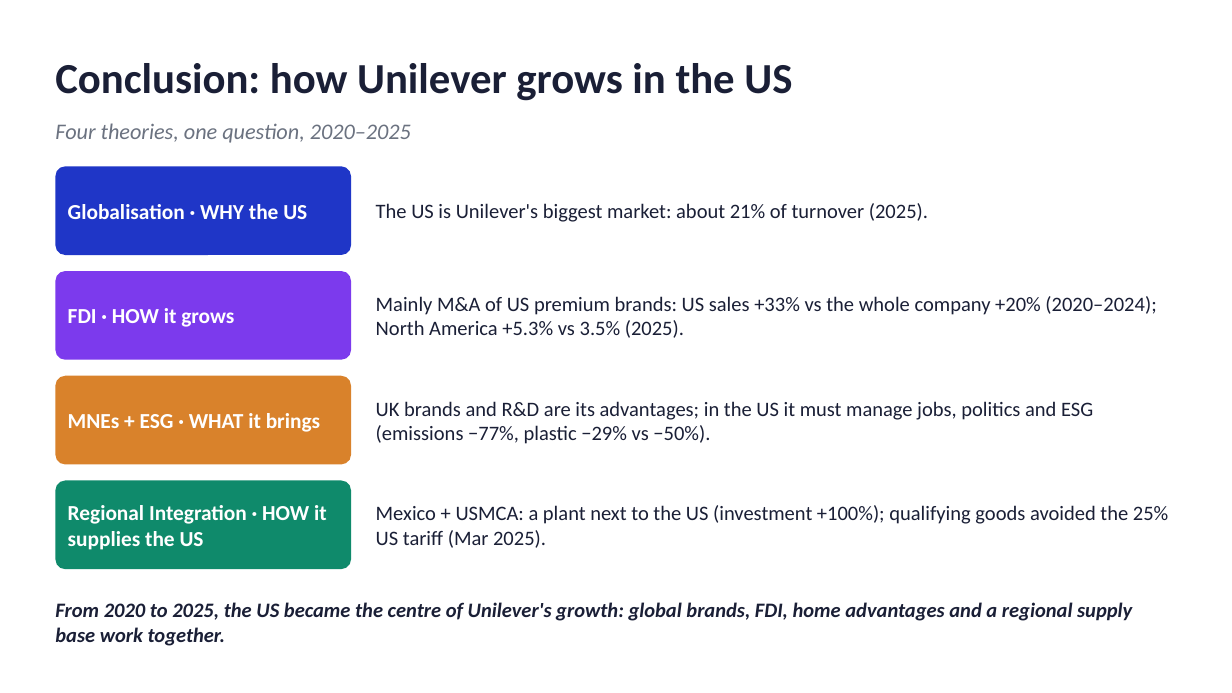
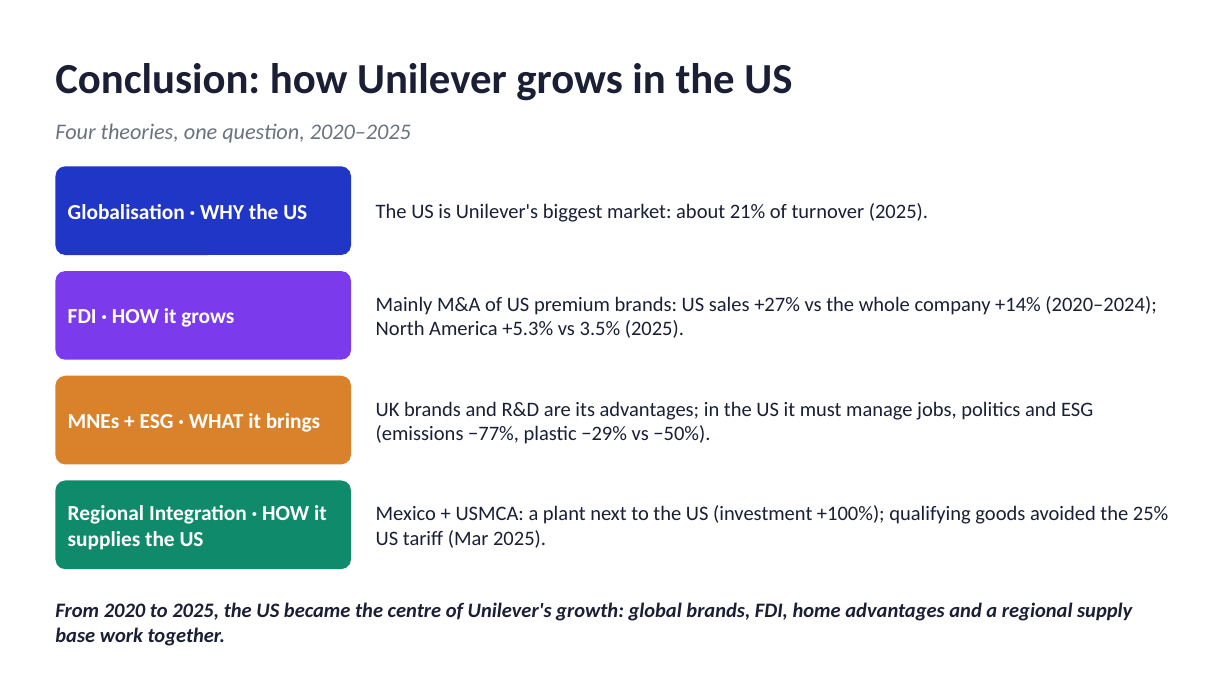
Before and after one commit to dollar3651314/mymba, a slide deck: slide 14 of content/busi1763/files/Unilever_Group_EN.pptx. Drawn at 1232x693 pixels with LibreOffice and Linux fonts; fonts in the diff are those of the drawing. Boxes give left, top, right and bottom in pixels: in the first picture for what was removed or moved away, otherwise in the second. Text is boxed around its words. In the diff, an @@ line names an element or a change of style, - is before the commit and + after.

```diff
--- a/content/busi1763/files/Unilever_Group_EN.pptx
+++ b/content/busi1763/files/Unilever_Group_EN.pptx
@@ text at (x1=376, y1=296, x2=1156, y2=338): text changed @@
-Mainly M&A of US premium brands: US sales +33% vs the whole company +20% (2020–2024); North America +5.3% vs 3.5% (2025).
+Mainly M&A of US premium brands: US sales +27% vs the whole company +14% (2020–2024); North America +5.3% vs 3.5% (2025).
```
Also in this commit, not shown: 7 other slides changed, 4 other files.
